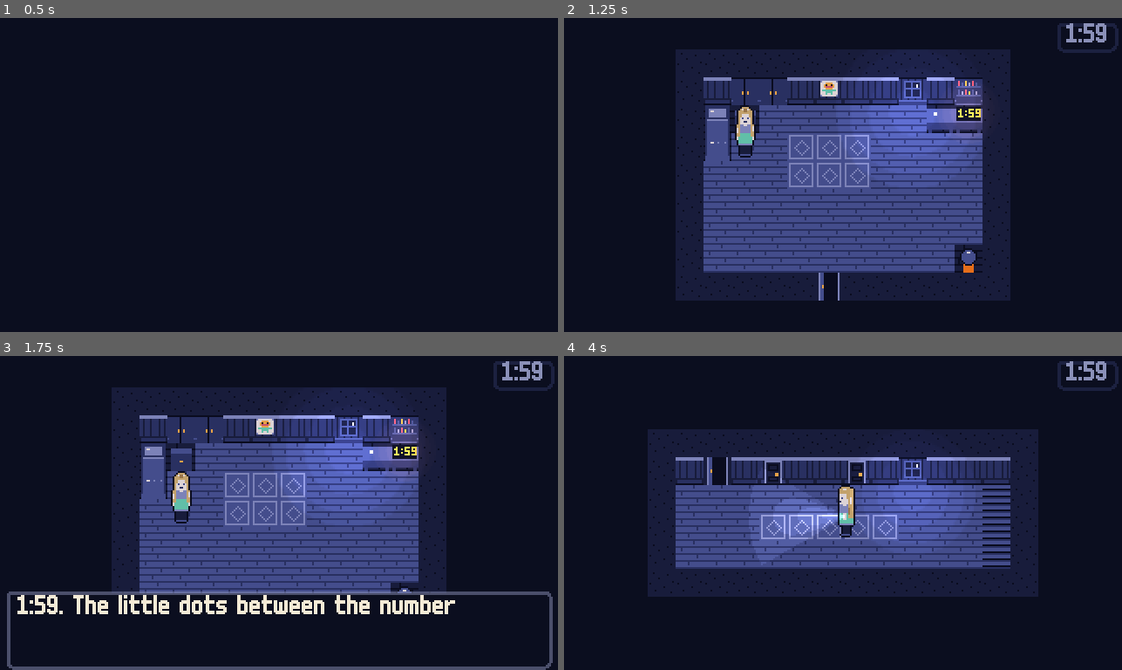
Above: before the commit, frames 1-4 (two rows, left to right).
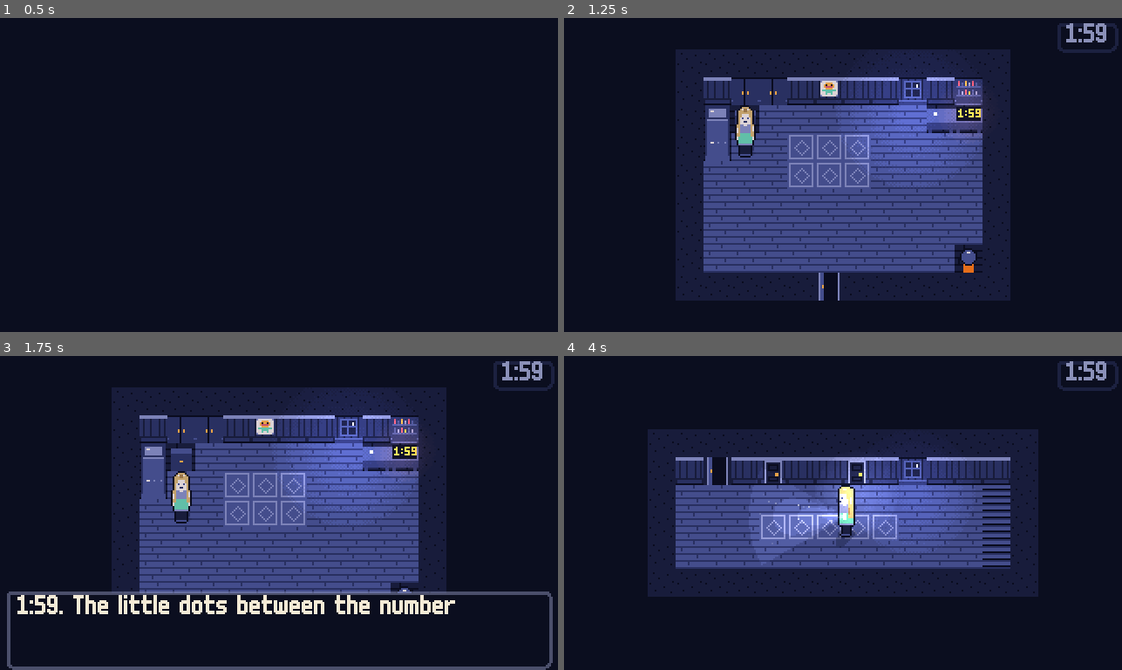
Above: after the commit, the same moments.

Repository: bryanwoods/nightshift
Game: Godot game, scene res://dev/autotest.tscn
Same seed, same stepped clock (60 frames per second), same inputs: the game is played once before the commit and once after it. This scene is started directly instead of the project's main scene.
Inputs (mouse positions are in pixels of both pictures, inside the frame that each line leads up to):
- Up to frame 1 (0.5 s): no input
- Up to frame 2 (1.25 s): tap Enter at 0.5 s; move the mouse to (965, 159) at 0.52 s; hold Right (move_right) from 0.53 s (still down); hold Z (confirm) from 0.53 s (still down); click (965, 159) at 0.67 s; tap Space at 0.77 s
- Up to frame 3 (1.75 s): move the mouse to (167, 528) at 1.27 s; release Right (move_right) at 1.28 s; release Z (confirm) at 1.28 s; hold Down (move_down) from 1.28 s (still down); tap R (rewind) at 1.35 s; click (167, 528) at 1.42 s; tap Space at 1.52 s
- Up to frame 4 (4 s): move the mouse to (898, 443) at 2.02 s; release Down (move_down) at 2.03 s; hold Right (move_right) 2.03-2.78 s; tap Enter at 2.1 s; click (898, 443) at 2.17 s; move the mouse to (815, 575) at 2.77 s; hold Up (move_up) 2.78-3.53 s; tap Shift at 2.85 s; click (815, 575) at 2.92 s; tap Space at 3.02, 3.77 s; move the mouse to (1010, 560) at 3.52 s; hold Left (move_left) from 3.53 s (still down); tap Tab at 3.6 s; click (1010, 560) at 3.67 s

Frame 1 is identical in both runs. In frame 2, less than 0.1% of the frame differs, in the area x 70-74%, y 20-32%; in frame 3, less than 0.1%; in frame 4, 1.5%, in the area x 35-59%, y 32-61%.

Commit message:
Add warm lamp light, lamps that flicker on, and small motion in rooms
The night rooms did not move. A lamp turned on in one frame. The lamp
light looked grey, because Godot multiplies the orange light by the blue
tiles. A change of the clock was easy to miss.

Room now draws each light pool at its real size, with dithered band
edges, and adds a lamp-coloured glow on top of lamp lights. A light that
turns on sputters twice and grows. A light that turns off flickers out.
A lamp that was lit and not saved does this once on the next night.

RoomFx is a new node that draws shadows, puddle ripples and reflections,
the flicker of lit shop windows, moths at lit lamps and dust in the
flashlight beam. It finds puddles and lit windows by tile name. Wick
shivers within 3 tiles of a worker who will fight.

ClockHUD now draws its own digits. The cost flies from Tadzio to the
clock, and the changed digits roll.

Set warm_light to false in data/tuning.json to get the old light back.
No rule, cost or sprite changes.

Co-Authored-By: Claude Fable 5.2 <noreply@anthropic.com>

Diff:
--- a/data/tuning.json
+++ b/data/tuning.json
@@ -37,5 +37,6 @@
   "move_speed": 40,
   "music_tension": [ { "minute": 45, "pitch": 1.03 }, { "minute": 55, "pitch": 1.06 } ],
   "clock_pulse_minute": 55,
-  "dark_music_pitch": 0.8
+  "dark_music_pitch": 0.8,
+  "warm_light": true
 }
--- a/src/autoload/game.gd
+++ b/src/autoload/game.gd
@@ -261,6 +261,7 @@
 		flags.clear()
 		items.clear()
 		seen.clear()
+		last_forgotten = {}
 		hours = 0
 		for k: String in tally:
 			tally[k] = 0
--- a/src/overworld/follower.gd
+++ b/src/overworld/follower.gd
@@ -3,6 +3,7 @@
 ## Wick after he joins: walks the player's trail a fixed distance behind. Talk to him for hints.
 
 var distance: float = 24.0
+var scared: bool = false
 var _trail: Array[Vector2] = []
 
 
@@ -48,4 +49,4 @@
 	super(delta)
 	var t := Time.get_ticks_msec()
 	if sprite:
-		sprite.position.x = float(t / 50 % 2) if Game.has_flag("many_gone") and t % 2400 < 700 else 0.0
+		sprite.position.x = float(t / 50 % 2) if scared or (Game.has_flag("many_gone") and t % 2400 < 700) else 0.0
--- a/src/overworld/room.gd
+++ b/src/overworld/room.gd
@@ -11,6 +11,13 @@
 ## The flashlight cone texture: 56 px long, 60 degrees wide.
 const BEAM_LENGTH := 56.0
 const BEAM_HALF_ANGLE := 30.0
+const BAYER: PackedByteArray = [0, 8, 2, 10, 12, 4, 14, 6, 3, 11, 1, 9, 15, 7, 13, 5]
+const GLOW_ALPHA := 0.2
+## Seconds a light takes to flicker on, and to flicker out.
+const WAKE_ON := 1.35
+const WAKE_OFF := 0.48
+
+static var _light_tex: Dictionary = {}
 
 var id: String = ""
 var data: Dictionary = {}
@@ -26,6 +33,12 @@
 var _lamp_posts: Dictionary = {}
 
 var _light_base: Dictionary = {}
+var _light_scale: Dictionary = {}
+var _glows: Dictionary = {}
+var _glow_clip: Control
+## Light id to [seconds since the switch, the state it is going to].
+var _wake: Dictionary = {}
+var _window_lights: Array[String] = []
 var _tile_index: Dictionary = {}
 var _layout: Array = []
 var _marker: Sprite2D
@@ -46,6 +59,7 @@
 	var layout: Array = data.get("layout", [])
 	grid = Vector2i(str(layout[0]).length() if layout.size() > 0 else 0, layout.size())
 	_build_tiles(layout)
+	_add_fx(false)
 	actors = Node2D.new()
 	actors.y_sort_enabled = true
 	add_child(actors)
@@ -71,8 +85,10 @@
 	camera = Camera2D.new()
 	add_child(camera)
 	camera.make_current()
+	_add_fx(true)
 	_build_overlay()
 	_refresh(true)
+	_forget_lamps()
 	for e in entities:
 		e.armed = not e.rect.has_point(player.position)
 	_update_camera()
@@ -153,8 +169,10 @@
 
 func _add_light(l: Dictionary) -> void:
 	var pl := PointLight2D.new()
-	pl.texture = load("res://assets/sprites/light_radial.png")
-	pl.texture_scale = float(l.get("radius", 40)) * 2.0 / 64.0
+	var radius := float(l.get("radius", 40))
+	var warm := bool(Game.tuning.get("warm_light", true))
+	pl.texture = light_texture(radius, false) if warm else load("res://assets/sprites/light_radial.png")
+	pl.texture_scale = 1.0 if warm else radius * 2.0 / 64.0
 	pl.color = Game.color(str(l.get("color", "lamp")))
 	pl.energy = float(l.get("energy", 1.0))
 	pl.position = Vector2(float(l.get("x", 0)) * TILE + 8, float(l.get("y", 0)) * TILE + 4)
@@ -163,6 +181,122 @@
 	add_child(pl)
 	lights[lid] = pl
 	_light_base[lid] = pl.energy
+	_light_scale[lid] = pl.texture_scale
+	if _tile_index.has("shop_window_lit") and tiles.get_cell_atlas_coords(Vector2i(pl.position / TILE)) == _tile_index["shop_window_lit"]:
+		_window_lights.append(lid)
+	if warm and str(l.get("color", "lamp")) == "lamp":
+		if _glow_clip == null:
+			_glow_clip = Control.new()
+			_glow_clip.size = Vector2(grid) * TILE
+			_glow_clip.clip_contents = true
+			_glow_clip.mouse_filter = Control.MOUSE_FILTER_IGNORE
+			add_child(_glow_clip)
+		var glow := Sprite2D.new()
+		glow.texture = light_texture(radius, true)
+		glow.position = pl.position
+		glow.modulate = Color(pl.color.r, pl.color.g, pl.color.b * 0.2, 0.0)
+		var m := CanvasItemMaterial.new()
+		m.blend_mode = CanvasItemMaterial.BLEND_MODE_ADD
+		m.light_mode = CanvasItemMaterial.LIGHT_MODE_UNSHADED
+		glow.material = m
+		_glow_clip.add_child(glow)
+		_glows[lid] = glow
+
+
+## The light pool at its real size, so each pixel of it is one screen pixel: four bands, as in
+## light_radial.png, with dithered edges. The glow copy fades faster toward the rim.
+static func light_texture(radius: float, glow: bool) -> Texture2D:
+	var size := int(radius) * 2 * (-1 if glow else 1)
+	if not _light_tex.has(size):
+		size = absi(size)
+		var img := Image.create(size, size, false, Image.FORMAT_RGBA8)
+		for y in size:
+			for x in size:
+				var a := pow(maxf(0.0, 1.0 - Vector2(x + 0.5 - radius, y + 0.5 - radius).length() / radius), 0.8)
+				var dither := (BAYER[(y & 3) * 4 + (x & 3)] / 16.0 - 0.5) * 0.7 - 0.15
+				var level := clampf(ceilf(a * 4.0 + dither) / 4.0, 0.0, 1.0) if a > 0.0 else 0.0
+				img.set_pixel(x, y, Color(1, 1, 1, pow(level, 1.6) if glow else level))
+		_light_tex[-size if glow else size] = ImageTexture.create_from_image(img)
+	return _light_tex[-absi(size) if glow else absi(size)]
+
+
+func _add_fx(above: bool) -> void:
+	var fx := RoomFx.new()
+	fx.room = self
+	fx.above = above
+	add_child(fx)
+
+
+## A lamp that was lit last night and not saved starts lit, then flickers out.
+func _forget_lamps() -> void:
+	var lost: Array = Game.last_forgotten.get("lamp", [])
+	for e in entities:
+		var lid := str(e.data.get("light", ""))
+		if e.kind == "lamp" and lights.has(lid) and lost.has(str(e.data.get("id", ""))):
+			lost.erase(str(e.data.get("id", "")))
+			(lights[lid] as PointLight2D).enabled = true
+			_wake[lid] = [-0.8, false]
+
+
+func _switch_light(lid: String, on: bool, animate: bool = true) -> void:
+	if not lights.has(lid):
+		return
+	var pl: PointLight2D = lights[lid]
+	if on == (bool(_wake[lid][1]) if _wake.has(lid) else pl.enabled):
+		return
+	if animate:
+		_wake[lid] = [0.0, on]
+	else:
+		pl.enabled = on
+
+
+## x is the brightness and y is the size of a light, t seconds into flickering on or out.
+static func _wake_state(t: float, on: bool) -> Vector2:
+	if t < 0.0:
+		return Vector2.ONE
+	if on:
+		if t < 0.08:
+			return Vector2(0.5, 0.5)
+		if t >= 0.3 and t < 0.4:
+			return Vector2(0.7, 0.62)
+		if t < 0.65:
+			return Vector2.ZERO
+		return Vector2(1.0, 0.45 + 0.55 * ease_out_back((t - 0.65) / (WAKE_ON - 0.65)))
+	if t >= 0.1 and t < 0.24:
+		return Vector2(0.6, 0.8)
+	if t >= 0.4:
+		return Vector2(0.35, 0.5)
+	return Vector2.ZERO
+
+
+static func ease_out_back(p: float) -> float:
+	var q := clampf(p, 0.0, 1.0) - 1.0
+	return 1.0 + 2.7 * q * q * q + 1.7 * q * q
+
+
+func cells_of(tile_name: String) -> Array[Vector2i]:
+	return tiles.get_used_cells_by_id(0, _tile_index[tile_name]) if _tile_index.has(tile_name) else []
+
+
+## The pixels of one tile's art that have this palette colour, as offsets inside the tile.
+func tile_pixels(tile_name: String, color_name: String) -> Array[Vector2i]:
+	var out: Array[Vector2i] = []
+	if _tile_index.has(tile_name):
+		var img := (tiles.tile_set.get_source(0) as TileSetAtlasSource).texture.get_image()
+		var c := Game.color(color_name)
+		for y in TILE:
+			for x in TILE:
+				if img.get_pixelv(_tile_index[tile_name] * TILE + Vector2i(x, y)).is_equal_approx(c):
+					out.append(Vector2i(x, y))
+	return out
+
+
+func lamp_posts() -> Dictionary:
+	return _lamp_posts
+
+
+func window_dip() -> bool:
+	return sin(_time * 9.0) * sin(_time * 1.3) > 0.85
 
 
 func _build_overlay() -> void:
@@ -351,7 +485,28 @@
 	_time += delta
 	for lid: String in lights:
 		var pl: PointLight2D = lights[lid]
-		pl.energy = float(_light_base[lid]) * (1.0 + 0.02 * sin(_time * 7.0 + pl.position.x) * sin(_time * 2.3))
+		var state := Vector2.ONE
+		if _wake.has(lid):
+			var w: Array = _wake[lid]
+			w[0] = float(w[0]) + delta
+			if float(w[0]) >= (WAKE_ON if w[1] else WAKE_OFF):
+				pl.enabled = w[1]
+				_wake.erase(lid)
+			else:
+				state = _wake_state(w[0], w[1])
+				pl.enabled = state.x > 0.0
+		if lid in _window_lights and window_dip():
+			state.x *= 0.9
+		pl.energy = float(_light_base[lid]) * state.x * (1.0 + 0.02 * sin(_time * 7.0 + pl.position.x) * sin(_time * 2.3))
+		pl.texture_scale = float(_light_scale[lid]) * state.y
+		if _glows.has(lid):
+			var glow: Sprite2D = _glows[lid]
+			glow.visible = pl.enabled
+			glow.scale = Vector2.ONE * state.y
+			glow.modulate.a = GLOW_ALPHA * pl.energy
+	if follower:
+		follower.scared = entities.any(func(e: Entity) -> bool:
+			return e.active and e.kind == "encounter" and not Game.has_flag("friend_" + str(e.data.get("worker", ""))) and e.position.distance_to(follower.position) < 3.0 * TILE)
 	for post: Sprite2D in _lamp_posts:
 		post.frame = 1 if (_lamp_posts[post] as PointLight2D).enabled else 0
 	_update_camera()
@@ -404,15 +559,14 @@
 		var ok := Game.cond_ok(e.data)
 		if e.kind == "encounter":
 			ok = ok and _present(e)
-			if lights.has(str(e.data.get("light", ""))):
-				(lights[e.data["light"]] as PointLight2D).enabled = ok
+			_switch_light(str(e.data.get("light", "")), ok, not at_build)
 		if e.kind == "trigger" and bool(e.data.get("once", false)):
 			var flag := str(e.data.get("flag", ""))
 			ok = ok and not e.fired and (flag == "" or not Game.has_flag(flag))
 		if e.active != ok:
 			e.set_active(ok)
-		if e.kind == "lamp" and lights.has(str(e.data.get("light", ""))):
-			(lights[e.data["light"]] as PointLight2D).enabled = Game.has_flag("lamp_" + str(e.data.get("id", "")))
+		if e.kind == "lamp":
+			_switch_light(str(e.data.get("light", "")), Game.has_flag("lamp_" + str(e.data.get("id", ""))), not at_build)
 	var wants_follower := Game.has_flag("wick_joined") and bool(data.get("companion", false))
 	if wants_follower and follower == null:
 		var start := player.position - player.facing * float(Game.tuning.get("follow_distance", 24))
@@ -441,8 +595,7 @@
 
 
 func _on_light_changed(lid: String, on: bool) -> void:
-	if lights.has(lid):
-		(lights[lid] as PointLight2D).enabled = on
+	_switch_light(lid, on)
 
 
 func _on_room_command(cmd: Dictionary) -> void:
--- /dev/null
+++ b/src/overworld/room_fx.gd
@@ -0,0 +1,174 @@
+class_name RoomFx
+extends Node2D
+## Small motion that a room draws in code. Below the actors: shadows, puddle ripples and
+## reflections, the flicker of lit shop windows. Above them: moths at lit lamps
+## and dust in the flashlight beam.
+
+const MOTH_FROM: Array[Vector2] = [Vector2(-90, 10), Vector2(80, -20), Vector2(-20, -60)]
+
+var room: Room
+var above: bool = false
+
+var _water: Dictionary = {}
+var _panes: Array[Vector2i] = []
+var _images: Dictionary = {}
+var _moths: Dictionary = {}
+var _dust: Array[Vector3] = []
+var _t: float = 0.0
+
+
+func _ready() -> void:
+	for p in room.tile_pixels("puddle", "night"):
+		_water[p] = true
+	_panes = room.tile_pixels("shop_window_lit", "lamp")
+	var rng := RandomNumberGenerator.new()
+	rng.seed = 7
+	for i in 26:
+		_dust.append(Vector3(rng.randf() * Room.BEAM_LENGTH, rng.randf_range(-20, 20), rng.randf() * TAU))
+
+
+func _process(delta: float) -> void:
+	_t += delta
+	for post: Sprite2D in room.lamp_posts() if above else {}:
+		var lit: bool = (room.lamp_posts()[post] as PointLight2D).enabled
+		var k := float(_moths.get(post, 1.0 if lit else 0.0))
+		_moths[post] = clampf(k + (delta / 2.0 if lit else -delta / 1.2), 0.0, 1.0)
+	queue_redraw()
+
+
+func _draw() -> void:
+	if room.player == null:
+		return
+	var t := _t
+	if above:
+		_draw_moths(t)
+		_draw_dust(t)
+		return
+	var actors := _actors()
+	for a: Node2D in actors:
+		_draw_shadow(a)
+	for cell in room.cells_of("puddle"):
+		_draw_puddle(Vector2(cell * Room.TILE), t, actors)
+	if room.window_dip():
+		for cell in room.cells_of("shop_window_lit"):
+			for p in _panes:
+				_px(Vector2(cell * Room.TILE + p), Color(Game.color("ember"), 0.3))
+
+
+func _px(p: Vector2, c: Color) -> void:
+	draw_rect(Rect2(p.floor(), Vector2.ONE), c)
+
+
+## Tadzio, Wick and every worker or npc that is on screen.
+func _actors() -> Array[Node2D]:
+	var out: Array[Node2D] = [room.player]
+	if room.follower:
+		out.append(room.follower)
+	for e in room.entities:
+		if e.active and e.sprite:
+			out.append(e)
+	return out
+
+
+## A blob at the feet that stretches away from the nearest lit light.
+func _draw_shadow(a: Node2D) -> void:
+	var feet := a.position
+	var own := str(a.data.get("light", "")) if a is Entity else ""
+	var away := Vector2.ZERO
+	var near := 0.0
+	for lid: String in room.lights:
+		var pl: PointLight2D = room.lights[lid]
+		if not pl.enabled or lid == own:
+			continue
+		var from := feet - (pl.position + Vector2(0, 11))
+		var n := 1.0 - from.length() / (pl.texture.get_width() * pl.texture_scale * 0.625)
+		if n > near:
+			near = n
+			away = from.normalized() * Vector2(1.0, 0.7)
+	var length := 5.0 + 9.0 * (1.0 - near) if near > 0.0 else 0.0
+	var rows := {}
+	var s := 0.0
+	while s <= length:
+		var w := 4.5 - 2.2 * (s / length if length > 0.0 else 0.0)
+		var c := feet + Vector2(0, -1) + away * s
+		for j in range(-2, 3):
+			var half := w * sqrt(maxf(0.0, 1.0 - j * j / 3.2))
+			var y := roundi(c.y) + j
+			var span: Vector2 = rows.get(y, Vector2(INF, -INF))
+			rows[y] = Vector2(minf(span.x, roundf(c.x - half)), maxf(span.y, roundf(c.x + half)))
+		s += 0.5
+	var ink := Color(Game.color("ink"), 0.2 + 0.22 * near if near > 0.0 else 0.14)
+	for y: int in rows:
+		draw_rect(Rect2(rows[y].x, y, rows[y].y - rows[y].x + 1.0, 1), ink)
+
+
+func _draw_puddle(o: Vector2, t: float, actors: Array[Node2D]) -> void:
+	var r := fmod(t + o.x * 0.08, 2.6) / 2.6 * 7.0
+	for p: Vector2i in _water:
+		var d := Vector2((p.x + 0.5 - 7.5) * 0.62, p.y + 0.5 - 9.0).length()
+		if absf(d - r * 0.62) < 0.45:
+			_px(o + Vector2(p), Color(Game.color("slate"), 1.0 - r / 7.5))
+	for post: Sprite2D in room.lamp_posts():
+		if (room.lamp_posts()[post] as PointLight2D).enabled and post.position.distance_to(o + Vector2(8, 8)) < 64.0:
+			var shift := int(t * 3.0 + o.x) % 2
+			for g: Vector2i in [Vector2i(6 + shift, 8), Vector2i(7 - shift, 10)]:
+				if _water.has(g):
+					_px(o + Vector2(g), Color(Game.color("lamp"), 0.5))
+	for a in actors:
+		var feet := a.position.round()
+		if feet.x > o.x - 6 and feet.x < o.x + 22 and feet.y > o.y - 4 and feet.y < o.y + 12:
+			_draw_mirror(a.get("sprite"), feet, o, t)
+
+
+## A squashed, upside-down copy of the sprite, on the water pixels only.
+func _draw_mirror(sprite: Sprite2D, feet: Vector2, o: Vector2, t: float) -> void:
+	if sprite == null:
+		return
+	if not _images.has(sprite.texture):
+		_images[sprite.texture] = sprite.texture.get_image()
+	var img: Image = _images[sprite.texture]
+	var size := Vector2i(img.get_width() / sprite.hframes, img.get_height() / sprite.vframes)
+	var frame := Vector2i(sprite.frame % sprite.hframes, sprite.frame / sprite.hframes) * size
+	for j in 9:
+		var wobble := roundf(sin(t * 4.0 + j * 1.3) * 0.7)
+		for i in size.x:
+			var at := Vector2(feet.x - size.x / 2.0 + i + wobble, feet.y + 1 + j)
+			if not _water.has(Vector2i(at - o)):
+				continue
+			var c := img.get_pixelv(frame + Vector2i(i, size.y - 3 - j * 3))
+			if c.a > 0.5:
+				_px(at, Color(c, 0.6))
+
+
+## Three moths for each lamp post. They fly in when its light comes on and leave when it goes out.
+func _draw_moths(t: float) -> void:
+	for post: Sprite2D in _moths:
+		var head := post.position + Vector2(0, -27)
+		for i in 3:
+			var k := clampf(float(_moths[post]) * 1.6 - i * 0.3, 0.0, 1.0)
+			if k <= 0.0:
+				continue
+			k = k * k * (3.0 - 2.0 * k)
+			var a := t * 3.1 + i * 2.1 + post.position.x
+			var orbit := head + Vector2(cos(a) * (8 + i * 3), sin(a * 1.7) * 5.0 + i)
+			var p := (head + MOTH_FROM[i]).lerp(orbit, k).round()
+			_px(p, Game.color("moon"))
+			_px(p + Vector2(0, 1), Game.color("fog"))
+			var up := int(t * 12.0 + i) % 2 == 1
+			for side: float in [-1.0, 1.0]:
+				_px(p + Vector2(side, -1 if up else 0), Game.color("moon"))
+				_px(p + Vector2(side * 2.0, -2 if up else 0), Game.color("fog"))
+
+
+func _draw_dust(t: float) -> void:
+	var light := room.player.flashlight
+	if not light.enabled:
+		return
+	var origin := room.player.position + light.position
+	var half := deg_to_rad(Room.BEAM_HALF_ANGLE)
+	for d in _dust:
+		var along := fmod(d.x + t * 3.0, Room.BEAM_LENGTH)
+		var v := Vector2(along, d.y * 0.75 + sin(t * 0.8 + d.z) * 3.0)
+		var a := (1.0 - v.length() / Room.BEAM_LENGTH) * (1.0 - pow(v.angle() / half, 2.0))
+		if v.length() < Room.BEAM_LENGTH and absf(v.angle()) < half and a > 0.08:
+			_px(origin + v.rotated(room.player.facing.angle()), Color(Game.color("moon"), minf(0.85, a * 1.6) * (0.6 + 0.4 * sin(t * 2.0 + d.z))))
--- a/src/ui/clock_hud.gd
+++ b/src/ui/clock_hud.gd
@@ -1,28 +1,48 @@
 class_name ClockHUD
 extends CanvasLayer
 ## Top-right clock, always on screen outside menus. Rewind charges sit beside it once the watch is owned.
+## When minutes are spent, the cost flies from Tadzio to the clock and the changed digits roll.
+
+const FLY := 0.6
+const ROLL := 0.3
+const BUMP := 0.2
+const SIZE := 16
 
 var _panel: Panel
-var _label: Label
+var _box: StyleBoxFlat
+var _digits: Control
+var _pops: Control
 var _icons: Array[TextureRect] = []
 var _t: float = 0.0
+var _minute: int = -1
+var _text: String = ""
+var _old: String = ""
+var _rolled: float = ROLL + BUMP
+## Each one is [minutes, where it started, seconds in the air, the clock text it lands with].
+var _flying: Array = []
 
 
 func _ready() -> void:
 	layer = 10
 	_panel = Panel.new()
-	var sb := StyleBoxFlat.new()
-	sb.bg_color = Game.color("ink")
-	sb.border_color = Game.color("dusk")
-	sb.set_border_width_all(1)
-	sb.set_corner_radius_all(2)
-	_panel.add_theme_stylebox_override("panel", sb)
+	_box = StyleBoxFlat.new()
+	_box.bg_color = Game.color("ink")
+	_box.border_color = Game.color("dusk")
+	_box.set_border_width_all(1)
+	_box.set_corner_radius_all(2)
+	_panel.add_theme_stylebox_override("panel", _box)
 	_panel.position = Vector2(283, 3)
 	_panel.size = Vector2(34, 16)
 	add_child(_panel)
-	_label = Label.new()
-	_label.position = Vector2(288, 3)
-	add_child(_label)
+	_digits = Control.new()
+	_digits.position = Vector2(284, 3)
+	_digits.size = Vector2(32, 15)
+	_digits.clip_contents = true
+	_digits.draw.connect(_draw_digits)
+	add_child(_digits)
+	_pops = Control.new()
+	_pops.draw.connect(_draw_pops)
+	add_child(_pops)
 	var tex: Texture2D = load("res://assets/sprites/watch_icon.png")
 	for i in int(Game.tuning.get("rewind_charges", 3)):
 		var icon := TextureRect.new()
@@ -30,14 +50,35 @@
 		icon.position = Vector2(273 - i * 9, 7)
 		add_child(icon)
 		_icons.append(icon)
-	NightClock.minute_passed.connect(func(_m: int) -> void: _update())
+	NightClock.minute_passed.connect(_on_minute)
 	Game.charges_changed.connect(_update)
 	Game.flag_set.connect(func(_f: String) -> void: _update())
+	_minute = NightClock.minute
+	_text = NightClock.text()
 	_update()
 
 
+func _on_minute(minute: int) -> void:
+	var spent := minute - _minute
+	var from := _minute
+	_minute = minute
+	if from < 0 or spent <= 0 or minute >= NightClock.HOUR or not visible:
+		_flying.clear()
+		_text = NightClock.text()
+		_rolled = ROLL + BUMP
+	else:
+		_flying.append([spent, _source(), 0.0, NightClock.text()])
+
+
+## Above Tadzio's head while he walks the town. Under the clock in a fight or a menu.
+func _source() -> Vector2:
+	var room: Room = get_parent().get("room")
+	if room == null or room.player == null or Game.in_battle or Game.busy:
+		return _panel.position + Vector2(4, 30)
+	return room.get_viewport().get_canvas_transform() * (room.player.position + Vector2(-4, -26))
+
+
 func _update() -> void:
-	_label.text = NightClock.text()
 	var has_watch := Game.has_flag("has_watch")
 	for i in _icons.size():
 		_icons[i].visible = has_watch
@@ -46,9 +87,46 @@
 
 func _process(delta: float) -> void:
 	_t += delta
-	var c := Game.color("moon")
+	_rolled += delta
+	for f: Array in _flying:
+		f[2] = float(f[2]) + delta
+	while not _flying.is_empty() and float(_flying[0][2]) >= FLY:
+		_old = _text
+		_text = str(_flying.pop_front()[3])
+		_rolled = 0.0
+	_box.border_color = Game.color("lamp" if _rolled < BUMP else "dusk")
+	_digits.queue_redraw()
+	_pops.queue_redraw()
+
+
+func _color() -> Color:
 	if Game.time_state == Game.TimeState.EVENING:
-		c = Game.color("fog")
-	elif NightClock.minute >= int(Game.tuning.get("clock_pulse_minute", 55)) and fmod(_t, 1.0) < 0.5:
-		c = Game.color("ember")
-	_label.add_theme_color_override("font_color", c)
+		return Game.color("fog")
+	if NightClock.minute >= int(Game.tuning.get("clock_pulse_minute", 55)) and fmod(_t, 1.0) < 0.5:
+		return Game.color("ember")
+	return Game.color("moon")
+
+
+func _draw_digits() -> void:
+	var font := _digits.get_theme_default_font()
+	var base := Vector2(4, font.get_ascent(SIZE))
+	var p := 1.0 - pow(1.0 - clampf(_rolled / ROLL, 0.0, 1.0), 2.0)
+	for i in _text.length():
+		var at := base + Vector2(font.get_string_size(_text.left(i), HORIZONTAL_ALIGNMENT_LEFT, -1, SIZE).x, 0)
+		if p >= 1.0 or i >= _old.length() or _old[i] == _text[i]:
+			_digits.draw_string(font, at, _text[i], HORIZONTAL_ALIGNMENT_LEFT, -1, SIZE, _color())
+		else:
+			var rise := roundf(p * 14.0)
+			_digits.draw_string(font, at - Vector2(0, rise), _old[i], HORIZONTAL_ALIGNMENT_LEFT, -1, SIZE, _color())
+			_digits.draw_string(font, at + Vector2(0, 14 - rise), _text[i], HORIZONTAL_ALIGNMENT_LEFT, -1, SIZE, Game.color("lamp"))
+
+
+func _draw_pops() -> void:
+	var font := _pops.get_theme_default_font()
+	for f: Array in _flying:
+		var p := clampf(float(f[2]) / FLY, 0.0, 1.0)
+		var from: Vector2 = f[1]
+		var at := (from.lerp(_panel.position + Vector2(8, 14), p * p * (3.0 - 2.0 * p)) - Vector2(0, 6.0 * sin(p * PI))).round()
+		var text := "-%d" % int(f[0])
+		_pops.draw_string_outline(font, at, text, HORIZONTAL_ALIGNMENT_LEFT, -1, SIZE, 2, Game.color("ink"))
+		_pops.draw_string(font, at, text, HORIZONTAL_ALIGNMENT_LEFT, -1, SIZE, Game.color("lamp"))
Not shown, added: src/overworld/room_fx.gd.uid
